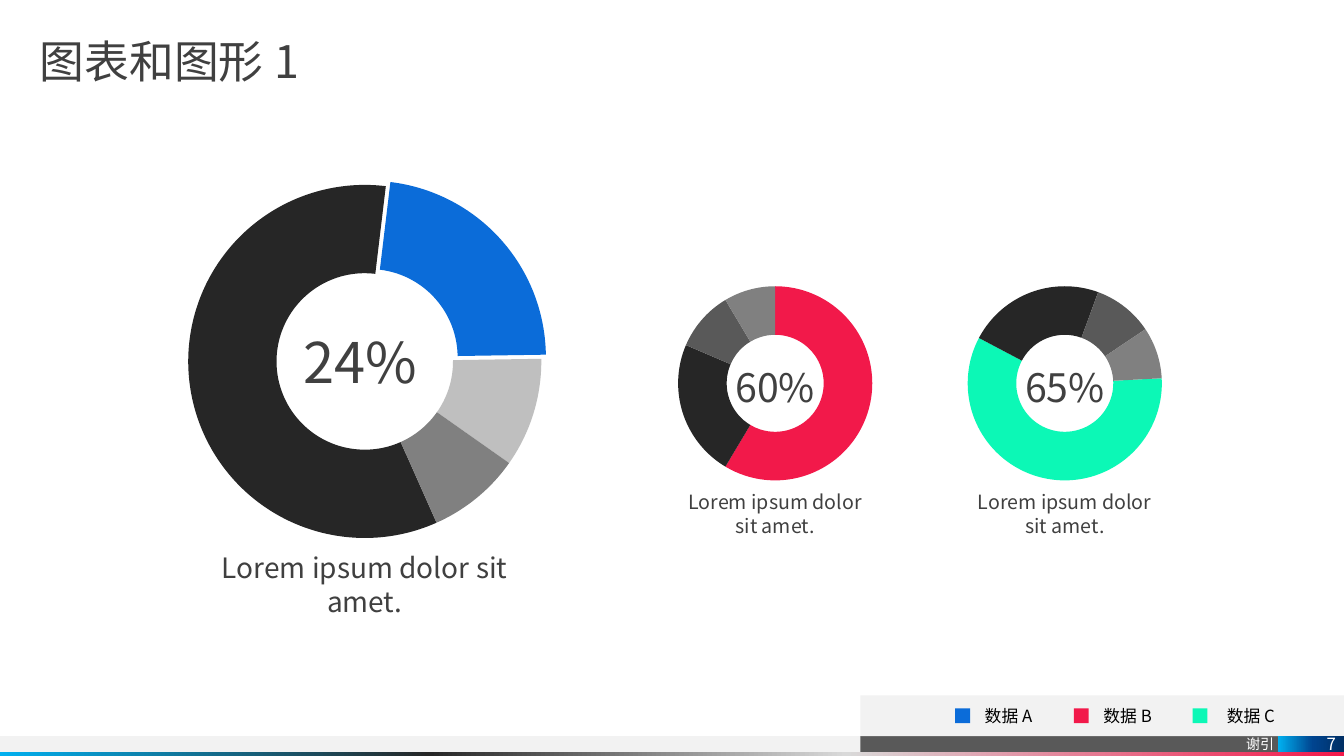
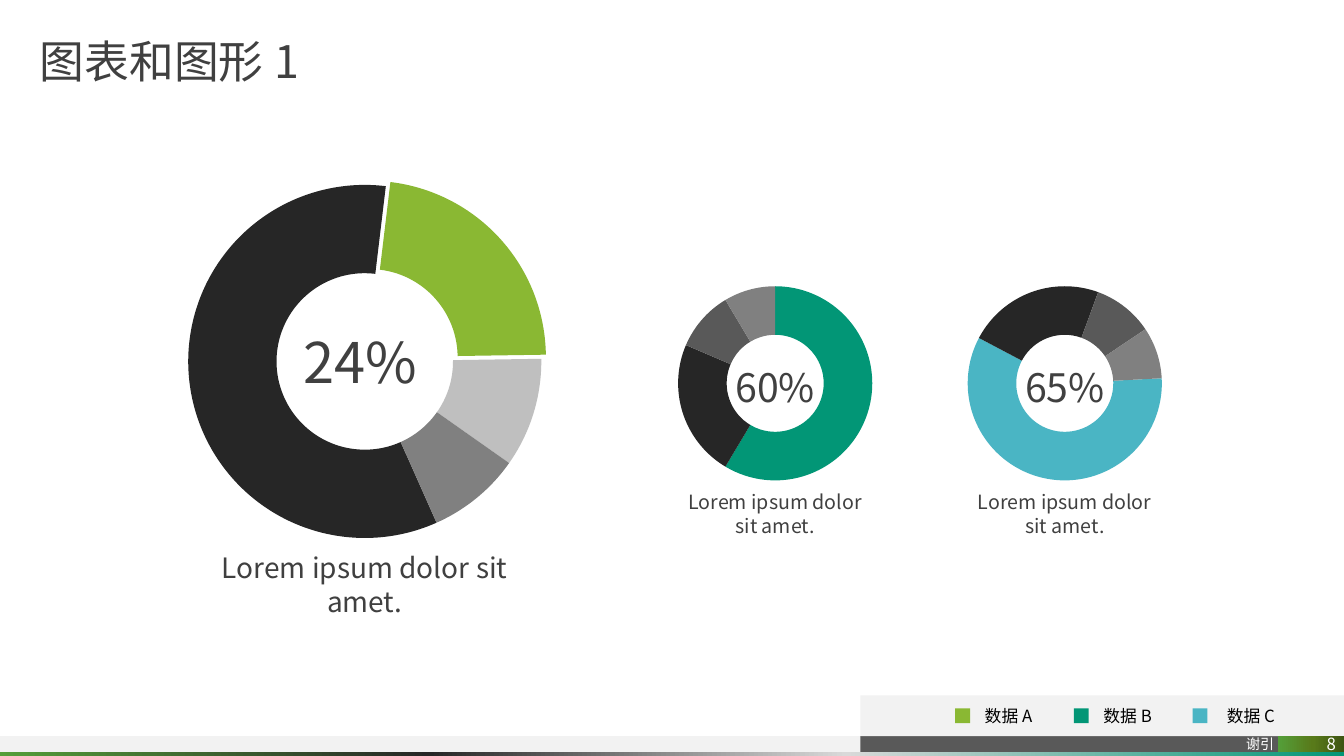
Before and after one commit to pitybea/l2r, a slide deck: slide 8 of rank.pptx (slide 7 before the commit). Drawn at 1344x756 pixels with LibreOffice and Linux fonts; fonts in the diff are those of the drawing. Boxes give left, top, right and bottom in pixels: in the first picture for what was removed or moved away, otherwise in the second. Text is boxed around its words. In the diff, an @@ line names an element or a change of style, - is before the commit and + after.

```diff
--- a/rank.pptx
+++ b/rank.pptx
@@ doughnut chart at bbox=[168, 150, 562, 573] @@
@@ colours of single points changed @@
@@ doughnut chart at bbox=[664, 264, 886, 502] @@
@@ colours of single points changed @@
@@ doughnut chart at bbox=[954, 264, 1176, 502] @@
@@ colours of single points changed @@
@@ rectangle at bbox=[956, 709, 971, 724]: fill #0B6CD9 to #8AB833 @@
@@ rectangle at bbox=[1074, 709, 1089, 724]: fill #F2194A to #029676 @@
@@ rectangle at bbox=[1193, 709, 1208, 724]: fill #0CF8B6 to #4AB5C4 @@
@@ page number at bbox=[1278, 736, 1344, 752]: fill gradient #003065 to #004490 to #00B0F0 to gradient #3F5612 to #597B1A to #549E39 @@
@@ page number at bbox=[1327, 733, 1336, 755]: text changed @@
-7
+8
@@ rectangle at bbox=[0, 752, 1344, 756]: fill gradient #F2194A to #D9D9D9 to #262626 to #00B0F0 to gradient #029676 to #D9D9D9 to #262626 to #549E39 @@
```
Also in this commit, not shown: 10 other slides changed, 2 slides added, 1 slide removed.
